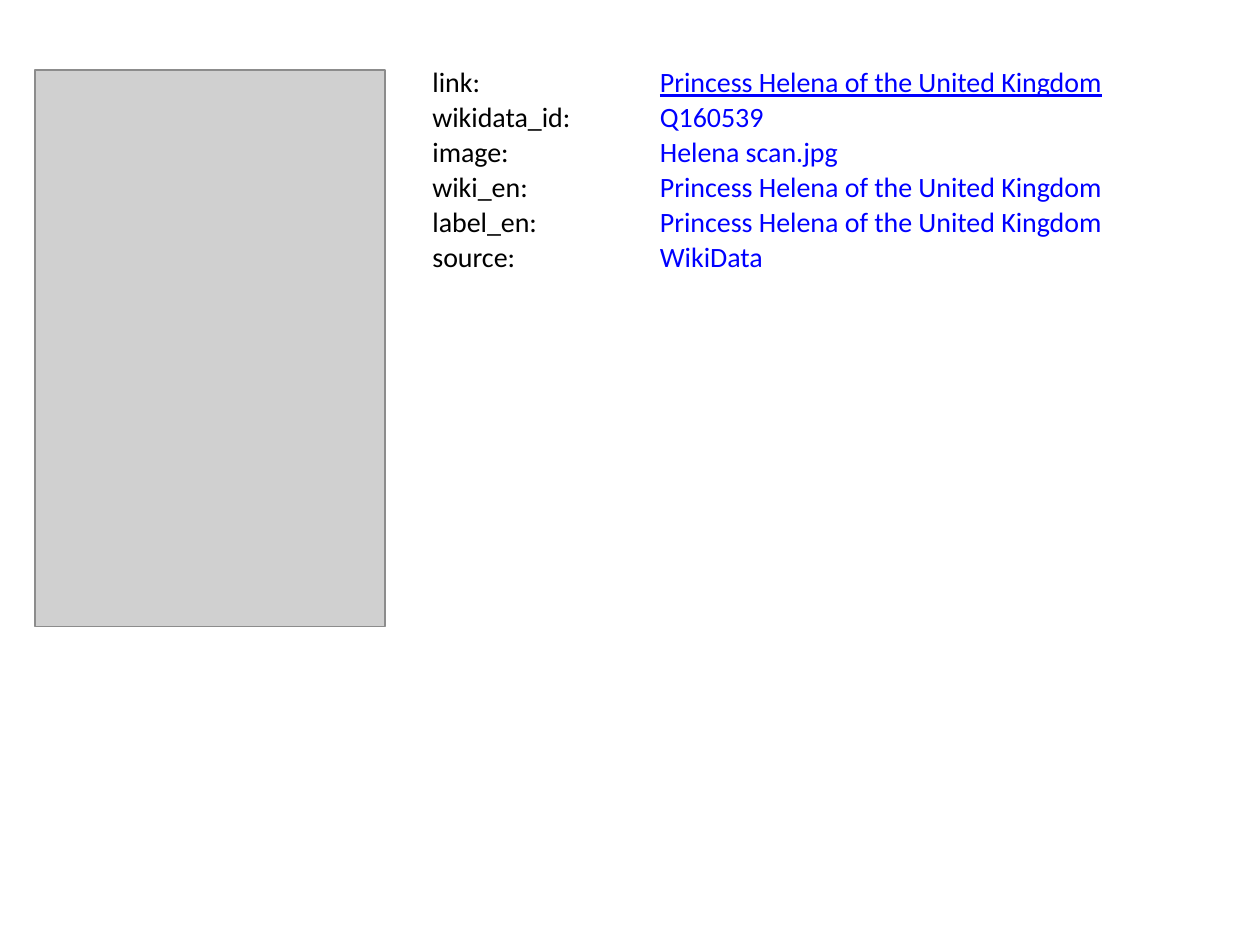
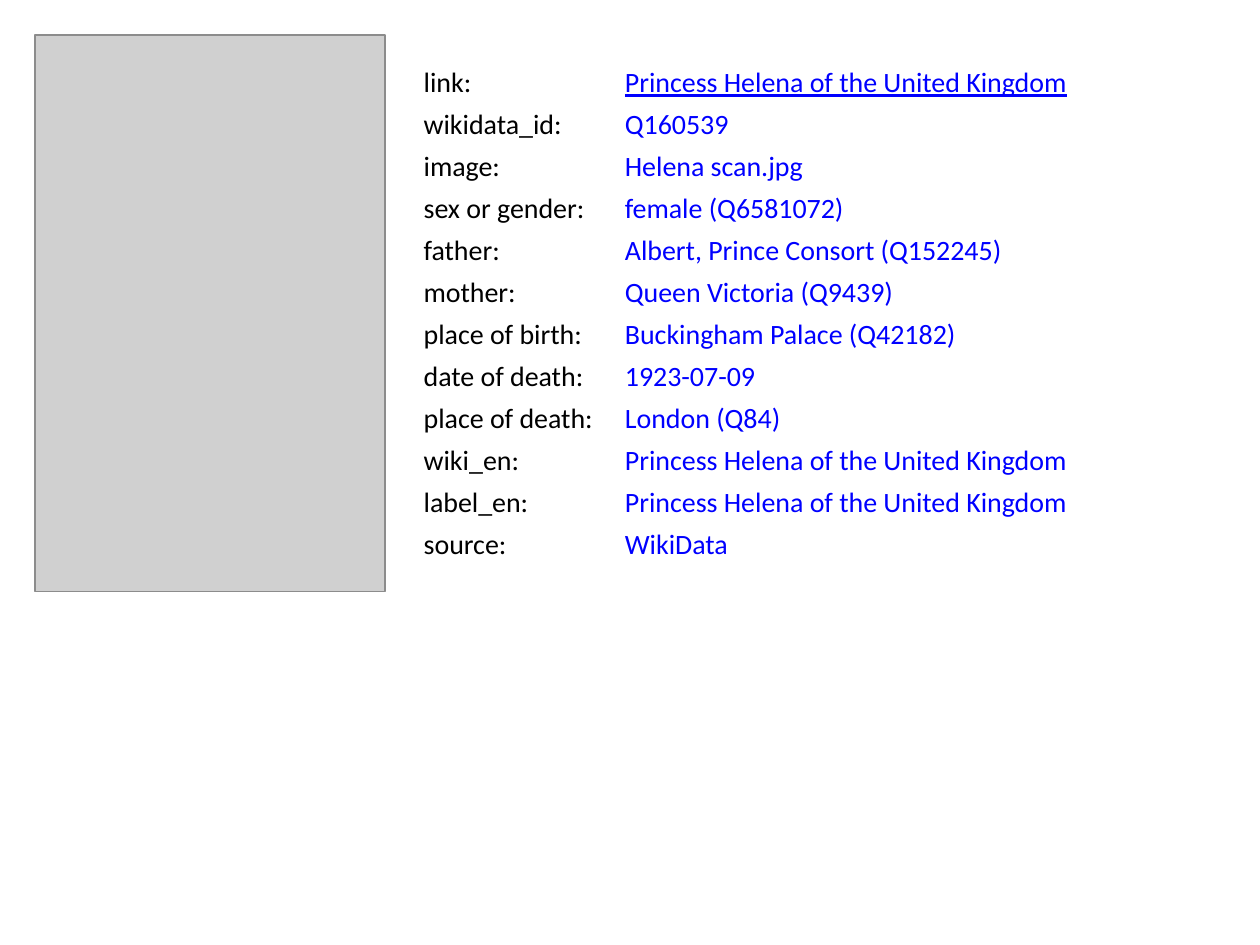
Before and after one commit to BITPlan/com.bitplan.simplegraph, a slide deck: slide 6 of QueenVictoria.pptx. Drawn at 1260x945 pixels with LibreOffice and Linux fonts; fonts in the diff are those of the drawing; grey boxes stand for pictures. Boxes give left, top, right and bottom in pixels: in the first picture for what was removed or moved away, otherwise in the second. Text is boxed around its words. In the diff, an @@ line names an element or a change of style, - is before the commit and + after.

```diff
--- a/QueenVictoria.pptx
+++ b/QueenVictoria.pptx
@@ picture: place and size @@
-picture at (35,71,386,627)
+picture at (35,35,386,592)
@@ text "link:": place and size @@
-text "link:" at (432,72,480,92)
+text "link:" at (424,72,472,93)
@@ text "Princess Helena of the United ...": place and size @@
-text "Princess Helena of the United ..." at (660,212,1101,237)
+text "Princess Helena of the United ..." at (625,72,1066,97)
@@ text "wikidata_id:": place and size @@
-text "wikidata_id:" at (432,107,570,131)
+text "wikidata_id:" at (424,114,562,138)
@@ text "Q160539": place and size @@
-text "Q160539" at (660,108,764,131)
+text "Q160539" at (625,115,729,138)
@@ text "image:": place and size @@
-text "image:" at (432,142,508,167)
+text "image:" at (424,156,500,181)
@@ text "Helena scan.jpg" rewrapped from (746,72,839,167) to (625,156,803,181) @@
@@ text added at (424,198,584,223), 16 pt, text #000000 @@
+sex or gender:
@@ text added at (625,197,844,222), 16 pt, text #0000FF @@
+female (Q6581072)
@@ text added at (625,239,1002,264), 16 pt, text #0000FF @@
+Albert, Prince Consort (Q152245)
@@ text added at (424,240,500,261), 16 pt, text #000000 @@
+father:
@@ text added at (424,282,516,303), 16 pt, text #000000 @@
+mother:
@@ text added at (625,281,893,306), 16 pt, text #0000FF @@
+Queen Victoria (Q9439)
@@ text added at (424,324,582,349), 16 pt, text #000000 @@
+place of birth:
@@ text added at (625,323,955,349), 16 pt, text #0000FF @@
+Buckingham Palace (Q42182)
@@ text added at (424,366,593,429), 16 pt, text #000000 @@
+date of death:
@@ text added at (481,366,583,387), 16 pt, text #000000 @@
+place of death:
@@ text added at (625,368,755,387), 16 pt, text #0000FF @@
+1923-07-09
@@ text "wiki_en:" rewrapped from (432,177,537,236) to (424,450,529,516) @@
@@ text "Princess Helena of the United ...": place and size @@
-text "Princess Helena of the United ..." at (660,72,1101,97)
+text "Princess Helena of the United ..." at (625,492,1066,517)
@@ text added at (625,407,780,432), 16 pt, text #0000FF @@
+London (Q84)
@@ text "label_en:": place and size @@
-text "label_en:" at (432,177,527,201)
+text "label_en:" at (424,450,519,474)
@@ text "Princess Helena of the United ...": place and size @@
-text "Princess Helena of the United ..." at (660,177,1101,202)
+text "Princess Helena of the United ..." at (625,450,1066,475)
@@ text "source:": place and size @@
-text "source:" at (432,253,515,268)
+text "source:" at (424,540,507,555)
@@ text "WikiData": place and size @@
-text "WikiData" at (660,247,763,268)
+text "WikiData" at (625,534,728,555)
```
Also in this commit, not shown: 9 other slides changed, 11 other files.
